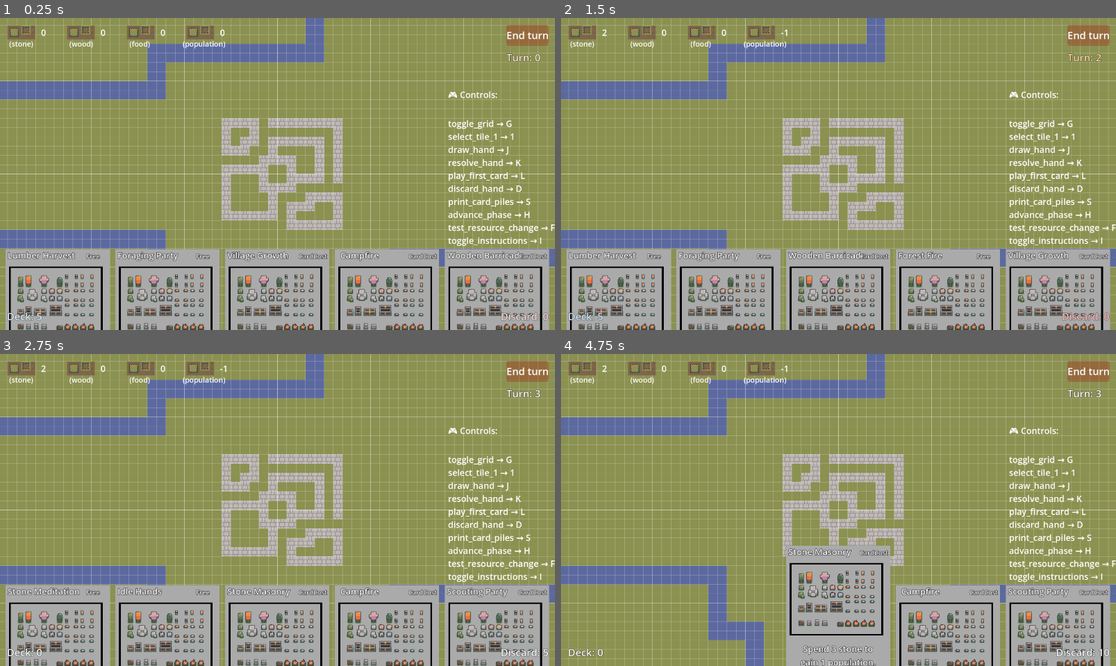
Above: before the commit, frames 1-4 (two rows, left to right).
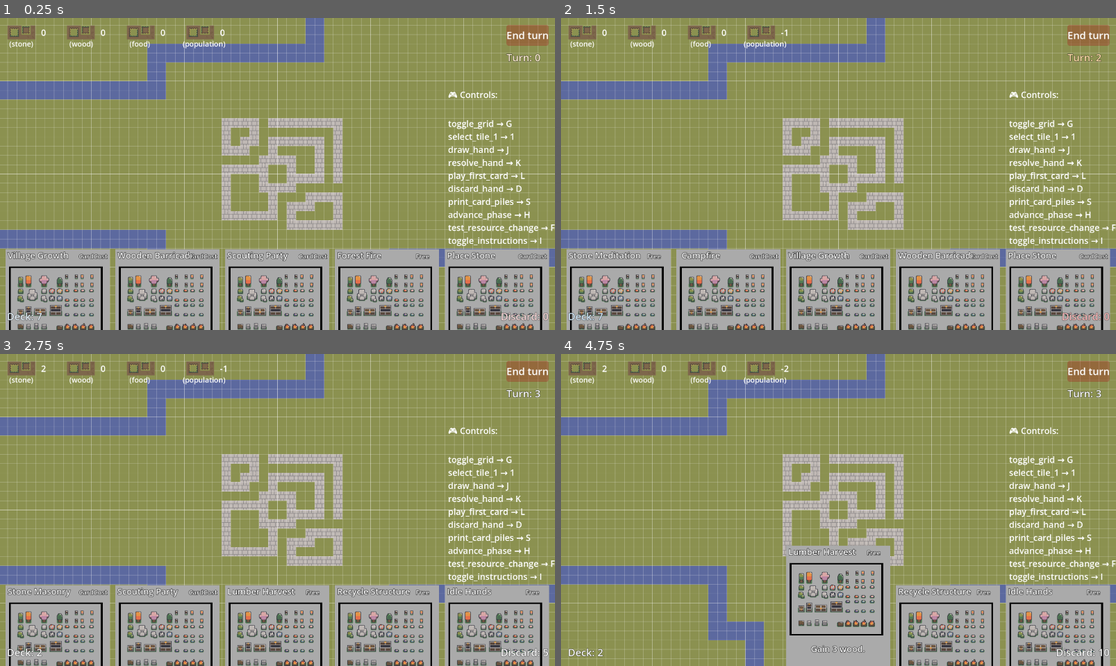
Above: after the commit, the same moments.

Repository: DawoodBhatti/wanna-jam-2025
Game: Godot game, scene res://scenes + scripts/main.tscn
Same seed, same stepped clock (60 frames per second), same inputs: the game is played once before the commit and once after it.
Inputs (mouse positions are in pixels of both pictures, inside the frame that each line leads up to):
- Up to frame 1 (0.25 s): no input
- Up to frame 2 (1.5 s): click "End turn" at 0.5 s; click "End turn" at 1.25 s
- Up to frame 3 (2.75 s): click "End turn" at 2 s
- Up to frame 4 (4.75 s): tap A at 2.75, 3.5, 4.25 s; drag from (577, 594) to (894, 441) at 2.77 s; drag from (683, 594) to (810, 572) at 3.52 s; move the mouse to (794, 594) at 4.27 s; hold 1 (select_tile_1) from 4.28 s (still down); tap K (resolve_hand) at 4.35 s; click (794, 594) at 4.42 s

The runs differ from the first frame. In frame 1, 1.0% of the frame differs, in the area x 1-95%, y 74-97%; in frame 2, 1.0%; in frame 3, 1.1%, in the area x 6-99%, y 74-98%; in frame 4, 1.1%.

Commit message:
cards can add and remove structures

Diff:
--- a/scenes + scripts/DeckManager/deck.gd
+++ b/scenes + scripts/DeckManager/deck.gd
@@ -146,4 +146,33 @@
 			else:
 				print("Wooden Barricade failed: not enough wood"),
 	},
+	{
+	"name": "Place Stone",
+	"description": "Spend 1 stone to place a stone structure.",
+	"cost": { "stone": 1 },
+	"image_path": "",
+	"background_style": "stone",
+	"builds_structure": true,
+	# Tile info for StructureManager/BaseGrid
+	"source_id": 0,
+	"atlas_coords": Vector2i(8, 2),
+	"on_play": func():
+		if resource_controller.stone_count >= 1:
+			print("Place Stone: -1 stone, enter placement")
+			resource_controller.add_stone(-1)
+			# GameState will emit structure_placement_requested from play_card based on builds_structure flag.
+		else:
+			print("Place Stone failed: not enough stone")
+	},
+	{
+		"name": "Recycle Structure",
+		"description": "Enter recycle mode. Right-click a structure to reclaim 1 stone.",
+		"cost": 0,
+		"image_path": "",
+		"background_style": "stone",
+		"recycle_mode": true,
+		"on_play": func():
+			print("Recycle Structure: enter recycle mode")
+			# GameState will set a short sub-phase; StructureManager toggles BaseGrid to recycle.
+	},
 ]
--- a/scenes + scripts/HUD/hand_display.gd
+++ b/scenes + scripts/HUD/hand_display.gd
@@ -1,52 +1,61 @@
 extends Control
+# Responsible for rendering the current hand based on GameState signals
 
-# Responsible for rendering the current hand based on signals
+@onready var game_state: Gamestate = Gamestate   # Direct autoload reference
+@export var card_template_scene: PackedScene
+@export var spacing: float = 380.0
+@export var x_shift: float = -485.0  # horizontal offset for hand layout
 
-@onready var game_state := get_node("/root/Gamestate")
-@export var card_template_scene: PackedScene
-@export var spacing := 380
-@export var x_shift := -485.0  # manual horizontal offset for nudging the whole hand
+var accepting_input: bool = true  # guard against rapid/double clicks
 
-var accepting_input: bool = true  # simple guard to avoid double plays
 
 func _ready() -> void:
-	# Listen to when the hand is drawn (replace all cards)
+	# Listen for hand refresh
 	game_state.connect("hand_drawn", Callable(self, "_on_hand_drawn"))
-	# Listen to when the play phase changes (disable/enable interaction)
+	# Listen for phase changes (toggle interactivity)
 	game_state.connect("play_phase_state_changed", Callable(self, "_on_play_phase_state_changed"))
-	# 🔹 NEW: Listen for played cards so we can fade/remove them
+	# Listen for card plays (fade + remove)
 	game_state.connect("card_played", Callable(self, "_on_card_played"))
 
+
 func _on_hand_drawn(hand: Array) -> void:
-	# Clear previous cards
+	# Clear previous hand
 	for child in get_children():
 		child.queue_free()
 
-	# Render current hand
+	# Lay out new cards
 	for i in range(hand.size()):
 		var card_data: Dictionary = hand[i]
 		var card_instance: Control = card_template_scene.instantiate()
+
 		if card_instance.has_method("populate"):
 			card_instance.populate(card_data)
-		# Listen for clicks from this card
+
+		# Connect click once
 		if card_instance.has_signal("card_clicked"):
 			card_instance.connect("card_clicked", Callable(self, "_on_card_clicked"))
+
 		card_instance.position = Vector2(x_shift + i * spacing, 0)
 		add_child(card_instance)
+
 
 func _on_card_clicked(card_data: Dictionary) -> void:
 	if not accepting_input:
 		return
-	accepting_input = true  # keep true unless you want to lock during animations
+	# Block further clicks until we unlock
+	accepting_input = false
 	game_state.request_play_card(card_data)
 
+
 func _on_play_phase_state_changed(state: String) -> void:
-	# Optional UX: disable card interactions when not idle (e.g., during resolve)
-	var interactable := state == "Idle"
+	var interactable: bool = (state == "Idle")
 	_set_hand_interactable(interactable)
+	# Also reset click guard when returning to Idle
+	if interactable:
+		accepting_input = true
+
 
 func _set_hand_interactable(enabled: bool) -> void:
-	# Requires CardTemplate to expose set_interactable; fallback sets mouse_filter
 	for child in get_children():
 		if child.has_method("set_interactable"):
 			child.set_interactable(enabled)
@@ -56,10 +65,12 @@
 			else:
 				child.mouse_filter = Control.MOUSE_FILTER_IGNORE
 
-# 🔹 NEW: Fades and removes the card that was just played
+
 func _on_card_played(card_data: Dictionary) -> void:
+	# Fade/remove card from hand
 	for child in get_children():
-		# Compare by dictionary reference – not value – so don’t duplicate card_data anywhere
 		if child.has_method("fade_out") and child.card_data == card_data:
 			child.fade_out()
 			break
+	# Unlock clicks after this card’s fade has started
+	accepting_input = true
--- /dev/null
+++ b/scenes + scripts/StructureManager/structure_manager.gd
@@ -0,0 +1,50 @@
+extends Node
+class_name StructureManager
+
+signal structure_placed(data: Dictionary)
+signal structure_recycled(data: Dictionary)
+
+@onready var base_grid: Node2D = get_node("../Tiles")
+@onready var game_state: GameState = get_node("/root/Gamestate")
+@onready var resources: Node = get_node("/root/Resources")
+
+var placing: bool = false
+var recycling: bool = false
+var current_structure: Dictionary = {}
+
+func _ready() -> void:
+	game_state.connect("structure_placement_requested", Callable(self, "_on_structure_request"))
+	game_state.connect("recycle_mode_requested", Callable(self, "_on_recycle_request"))
+	base_grid.connect("structure_tile_placed", Callable(self, "_on_tile_placed"))
+	base_grid.connect("structure_tile_erased", Callable(self, "_on_tile_erased")) # new signal below
+
+func _on_structure_request(data: Dictionary) -> void:
+	placing = true
+	recycling = false
+	current_structure = data
+	base_grid.enter_structure_mode(data)
+
+func _on_recycle_request() -> void:
+	recycling = true
+	placing = false
+	current_structure = {}
+	base_grid.enter_recycle_mode()
+
+func _on_tile_placed(tile_info: Dictionary) -> void:
+	if not placing:
+		return
+	placing = false
+	emit_signal("structure_placed", {"structure": current_structure, "tile": tile_info})
+	# If you prefer spend-on-successful-placement, do cost here (e.g., resources.add_stone(-1))
+	game_state.set_play_phase_state(GameState.PLAY_PHASE_STATE_IDLE)
+	current_structure = {}
+
+func _on_tile_erased(tile_info: Dictionary) -> void:
+	if not recycling:
+		return
+	recycling = false
+	emit_signal("structure_recycled", tile_info)
+	# Refund example: +1 stone
+	if resources and resources.has_method("add_stone"):
+		resources.add_stone(1)
+	game_state.set_play_phase_state(GameState.PLAY_PHASE_STATE_IDLE)
--- /dev/null
+++ b/scenes + scripts/StructureManager/structure_manager.tscn
@@ -0,0 +1,12 @@
+[gd_scene load_steps=2 format=3 uid="uid://majnldhjep8k"]
+
+[ext_resource type="Script" uid="uid://bvkc8jspblgfw" path="res://scenes + scripts/StructureManager/structure_manager.gd" id="1_7kije"]
+
+[node name="StructureManager" type="Control"]
+layout_mode = 3
+anchors_preset = 15
+anchor_right = 1.0
+anchor_bottom = 1.0
+grow_horizontal = 2
+grow_vertical = 2
+script = ExtResource("1_7kije")
--- a/scenes + scripts/Tiles/basegrid.gd
+++ b/scenes + scripts/Tiles/basegrid.gd
@@ -1,62 +1,101 @@
 extends Node2D
 
+# ---- Signals ----
+signal structure_tile_placed(tile_info: Dictionary)   # fired on build‑card placement
+signal structure_tile_erased(tile_info: Dictionary)   # fired on recycle‑card erase
+
+# ---- Layers ----
 @onready var structures_layer: TileMapLayer = %StructuresLayer
 @onready var ghost_layer: TileMapLayer = %GhostLayer
 
-var tile_selected := false
+# ---- Modes ----
+var tile_selected: bool = false         # generic select flag (debug + structure mode)
+var in_structure_mode: bool = false     # true if waiting for one‑shot structure placement
+var in_recycle_mode: bool = false       # true if waiting for one‑shot recycle click
 
-# The tile to place
-var source_id: int
-var atlas_coords: Vector2i
+# ---- Placement data ----
+var source_id: int = 0
+var atlas_coords: Vector2i = Vector2i.ZERO
 
-# Drag state
-var is_placing := false
-var is_erasing := false
-var last_place_pos := Vector2i(1_000_000, 1_000_000)
-var last_erase_pos := Vector2i(1_000_000, 1_000_000)
+# ---- Drag state ----
+var is_placing: bool = false
+var is_erasing: bool = false
+var last_place_pos: Vector2i = Vector2i(1_000_000, 1_000_000)
+var last_erase_pos: Vector2i = Vector2i(1_000_000, 1_000_000)
 
+# -----------------
+# Lifecycle
+# -----------------
+func _ready() -> void:
+	if structures_layer == null:
+		push_warning("StructuresLayer is null — check %StructuresLayer path.")
+	if ghost_layer == null:
+		push_warning("GhostLayer is null — check %GhostLayer path.")
+	else:
+		ghost_layer.visible = false
+		ghost_layer.clear()
 
-func _ready():
-	# Optional: sanity check
-	if ghost_layer == null:
-		push_warning("GhostLayer not assigned...")
+# -----------------
+# External mode entry points (StructureManager calls these)
+# -----------------
+func enter_structure_mode(data: Dictionary) -> void:
+	in_structure_mode = true
+	in_recycle_mode = false
+	tile_selected = true
 
+	if data.has("source_id"):
+		source_id = int(data.source_id)
+	if data.has("atlas_coords"):
+		atlas_coords = data.atlas_coords
 
-func _input(event):
-	# Toggle select mode with key '1'
+	if ghost_layer:
+		ghost_layer.visible = true
+		ghost_layer.clear()
+
+	last_place_pos = Vector2i(1_000_000, 1_000_000)
+
+func enter_recycle_mode() -> void:
+	in_recycle_mode = true
+	in_structure_mode = false
+	tile_selected = false
+	if ghost_layer:
+		ghost_layer.visible = false
+		ghost_layer.clear()
+
+# -----------------
+# Input handling
+# -----------------
+func _input(event: InputEvent) -> void:
+	# Manual toggle for debug (press 1)
 	if event.is_action_pressed("select_tile_1"):
-		tile_selected = !tile_selected
+		tile_selected = not tile_selected
 		print("stone tile selected:", tile_selected)
 		source_id = 0
 		atlas_coords = Vector2i(8, 2)
-
-		# Show/hide the ghost layer (guard null)
 		if ghost_layer:
 			ghost_layer.visible = tile_selected
 			if not tile_selected:
 				ghost_layer.clear()
 
-	# Mouse button presses/releases
 	if event is InputEventMouseButton:
-		# LEFT: start/stop painting
-		if event.button_index == MOUSE_BUTTON_LEFT:
-			if event.pressed:
+		var mb := event as InputEventMouseButton
+		# LEFT: place
+		if mb.button_index == MOUSE_BUTTON_LEFT:
+			if mb.pressed:
 				is_placing = true
-				_place_at_mouse() # place immediately on click
+				_place_at_mouse()
 			else:
 				is_placing = false
-				last_place_pos = Vector2i(1_000_000, 1_000_000) # reset dedupe
-
-		# RIGHT: start/stop erasing (optional drag erase)
-		if event.button_index == MOUSE_BUTTON_RIGHT:
-			if event.pressed:
+				last_place_pos = Vector2i(1_000_000, 1_000_000)
+		# RIGHT: erase/recycle
+		if mb.button_index == MOUSE_BUTTON_RIGHT:
+			if mb.pressed:
 				is_erasing = true
-				_erase_at_mouse() # erase immediately on click
+				_erase_at_mouse()
 			else:
 				is_erasing = false
-				last_erase_pos = Vector2i(1_000_000, 1_000_000) # reset dedupe
+				last_erase_pos = Vector2i(1_000_000, 1_000_000)
 
-	# While moving the mouse, continue action if held, and update ghost
 	if event is InputEventMouseMotion:
 		if is_placing:
 			_place_at_mouse()
@@ -65,49 +104,62 @@
 		if tile_selected:
 			_update_ghost()
 
-
-func _process(_delta):
-	# Keep ghost responsive even if no mouse motion
+func _process(_delta: float) -> void:
 	if tile_selected:
 		_update_ghost()
 
-
-# here we convert the global mouse position to a grid position
+# -----------------
+# Placement helpers
+# -----------------
 func _get_tile_pos_under_mouse() -> Vector2i:
-	var mouse_global := get_global_mouse_position()
-	var local_pos := structures_layer.to_local(mouse_global)
+	var mouse_global: Vector2 = get_global_mouse_position()
+	var local_pos: Vector2 = structures_layer.to_local(mouse_global)
 	return structures_layer.local_to_map(local_pos)
 
-
-func _place_at_mouse():
+func _place_at_mouse() -> void:
+	if in_recycle_mode:
+		return # placing disabled in recycle mode
 	if not tile_selected:
 		return
+
 	var tile_pos := _get_tile_pos_under_mouse()
 	if tile_pos == last_place_pos:
 		return
 
-	# Optional: Fill gaps if the cursor jumped more than 1 cell this event.
-	# _paint_line(last_place_pos, tile_pos)
-
 	structures_layer.set_cell(tile_pos, source_id, atlas_coords)
 	last_place_pos = tile_pos
 
+	# One‑shot structure mode → finish after first placement
+	if in_structure_mode:
+		in_structure_mode = false
+		tile_selected = false
+		if ghost_layer:
+			ghost_layer.visible = false
+			ghost_layer.clear()
+		emit_signal("structure_tile_placed", {
+			"pos": tile_pos,
+			"source_id": source_id,
+			"atlas_coords": atlas_coords
+		})
 
-func _erase_at_mouse():
+func _erase_at_mouse() -> void:
 	var tile_pos := _get_tile_pos_under_mouse()
 	if tile_pos == last_erase_pos:
 		return
+
 	var tile_data := structures_layer.get_cell_tile_data(tile_pos)
 	if tile_data != null:
 		structures_layer.erase_cell(tile_pos)
+		# One‑shot recycle mode → finish after first erase
+		if in_recycle_mode:
+			in_recycle_mode = false
+			emit_signal("structure_tile_erased", { "pos": tile_pos })
+
 	last_erase_pos = tile_pos
 
-
-func _update_ghost():
+func _update_ghost() -> void:
 	if ghost_layer == null:
 		return
-
-	# Keep transforms and tileset aligned in case the layer moved or changed
 	if ghost_layer.transform != structures_layer.transform:
 		ghost_layer.transform = structures_layer.transform
 	if ghost_layer.tile_set != structures_layer.tile_set:
@@ -117,11 +169,9 @@
 	ghost_layer.clear()
 	ghost_layer.set_cell(tile_pos, source_id, atlas_coords)
 
-
-# Simple integer line painter to avoid gaps while dragging fast.
-# Calls set_cell on every stepped tile between a and b (inclusive).
+# Optional: fill gaps if dragging quickly
 func _paint_line(a: Vector2i, b: Vector2i) -> void:
-	if a.x == 1_000_000: # guard for first placement when last_place_pos is "reset"
+	if a.x == 1_000_000:
 		return
 	var dx := b.x - a.x
 	var dy := b.y - a.y
--- a/scenes + scripts/main.tscn
+++ b/scenes + scripts/main.tscn
@@ -1,9 +1,10 @@
-[gd_scene load_steps=5 format=3 uid="uid://bheh55hbd2ieh"]
+[gd_scene load_steps=6 format=3 uid="uid://bheh55hbd2ieh"]
 
 [ext_resource type="Script" uid="uid://bt5j7p6rjr1ym" path="res://scenes + scripts/Camera2D/camera_2d.gd" id="1_omw12"]
 [ext_resource type="PackedScene" uid="uid://c7jrfhubnbn7l" path="res://scenes + scripts/Tiles/basegrid.tscn" id="2_63egc"]
 [ext_resource type="PackedScene" uid="uid://h770wwlc3bfy" path="res://scenes + scripts/DeckManager/deck_manager.tscn" id="4_7axa7"]
 [ext_resource type="PackedScene" uid="uid://bx2agddqlala4" path="res://scenes + scripts/HUD/hud.tscn" id="4_63egc"]
+[ext_resource type="PackedScene" uid="uid://majnldhjep8k" path="res://scenes + scripts/StructureManager/structure_manager.tscn" id="5_7axa7"]
 
 [node name="main" type="Node2D"]
 
@@ -15,3 +16,5 @@
 [node name="HUD" parent="." instance=ExtResource("4_63egc")]
 
 [node name="DeckManager" parent="." instance=ExtResource("4_7axa7")]
+
+[node name="StructureManager" parent="." instance=ExtResource("5_7axa7")]
--- a/singletons/game_state.gd
+++ b/singletons/game_state.gd
@@ -1,36 +1,61 @@
 extends Node
 class_name GameState
 
-# --- Signals ---
+# -----------------
+# Signals
+# -----------------
 signal game_started
 signal turn_ended(turn_number : int)
 signal phase_changed(new_phase : String)
 signal play_phase_ended
-signal hand_drawn(cards : Array)  # consider renaming to hand_updated
+signal hand_drawn(cards : Array) # could rename to hand_updated
 signal card_played(card_data : Dictionary)
 signal play_phase_state_changed(state : String)
 signal piles_changed(deck_size : int, hand_size : int, discard_size : int)
+signal recycle_mode_requested
 
-# --- Card Data ---
+# Structure placement integration
+signal structure_placement_requested(structure_info: Dictionary)
+
+# -----------------
+# Constants
+# -----------------
+const PLAY_PHASE_STATE_IDLE := "Idle"
+const PLAY_PHASE_STATE_DRAWING := "Drawing"
+const PLAY_PHASE_STATE_PLAYING := "Playing"
+const PLAY_PHASE_STATE_RESOLVING := "Resolving"
+const PLAY_PHASE_STATE_PLACING_STRUCTURE := "PlacingStructure"
+const PLAY_PHASE_STATE_RECYCLE := "RecycleMode"
+
+# -----------------
+# Card Data
+# -----------------
 var deck: Array = []
 var hand: Array = []
 var discard_pile: Array = []
 
-# --- Game State ---
+# -----------------
+# Game State
+# -----------------
 var current_turn: int = 0
 var current_phase: String = "None"
-var play_phase_state: String = "Idle"
+var play_phase_state: String = PLAY_PHASE_STATE_IDLE
 
+# -----------------
+# Lifecycle
+# -----------------
 func _ready() -> void:
 	print("[GameState] Ready")
 	connect("play_phase_ended", Callable(self, "_on_play_phase_ended"))
 	call_deferred("start_game")
 
-# --- Turn control ---
+# -----------------
+# Turn control
+# -----------------
 func start_game() -> void:
 	current_turn = 0
 	current_phase = "Play"
-	play_phase_state = "Idle"
+	play_phase_state = PLAY_PHASE_STATE_IDLE
 	call_deferred("_emit_game_started")
 
 func _emit_game_started() -> void:
@@ -45,6 +70,7 @@
 		resolve_hand()
 		current_phase = "Tile Effects"
 		emit_signal("phase_changed", current_phase)
+
 	elif current_phase == "Tile Effects":
 		print("[GameState] Advancing from Tile Effects → Play (next turn)")
 		current_turn += 1
@@ -56,14 +82,17 @@
 	print("[GameState] Play phase ended — advancing phase")
 	advance_phase()
 
-# --- Card pile manipulation ---
+# -----------------
+# Card pile manipulation
+# -----------------
 func shuffle_deck() -> void:
 	deck.shuffle()
 	_broadcast_piles()
 
 func draw_cards(count: int) -> void:
-	set_play_phase_state("Drawing")
+	set_play_phase_state(PLAY_PHASE_STATE_DRAWING)
 	print("[GameState] Drawing ", count, " cards")
+
 	for i in range(count):
 		if deck.is_empty():
 			if discard_pile.is_empty():
@@ -73,15 +102,16 @@
 			deck.shuffle()
 		var card = deck.pop_front()
 		hand.append(card)
-	emit_signal("hand_drawn", hand)  # ✅ correct usage
+
+	emit_signal("hand_drawn", hand)
 	_broadcast_piles()
-	set_play_phase_state("Idle")
+	set_play_phase_state(PLAY_PHASE_STATE_IDLE)
 
 func request_play_card(card: Dictionary) -> void:
 	if current_phase != "Play":
 		print("[Card] Play rejected: not in Play phase")
 		return
-	if play_phase_state != "Idle":
+	if play_phase_state != PLAY_PHASE_STATE_IDLE:
 		print("[Card] Play rejected: busy state: ", play_phase_state)
 		return
 	if not hand.has(card):
@@ -89,34 +119,47 @@
 		return
 	play_card(card)
 
+func play_card(card: Dictionary) -> void:
+	set_play_phase_state(PLAY_PHASE_STATE_PLAYING)
 
-func play_card(card: Dictionary) -> void:
-	set_play_phase_state("Playing")
-
+	# Side effects defined by the card
 	if card.has("on_play"):
 		card["on_play"].call()
 
-	emit_signal("card_played", card)  # 🔹 UI will handle visuals
+	# Sub-phase routing (build or recycle)
+	if card.get("builds_structure", false):
+		set_play_phase_state(PLAY_PHASE_STATE_PLACING_STRUCTURE)
+		emit_signal("structure_placement_requested", {
+			"source_id": card.source_id,
+			"atlas_coords": card.atlas_coords
+		})
+	elif card.get("recycle_mode", false):
+		set_play_phase_state(PLAY_PHASE_STATE_RECYCLE)
+		emit_signal("recycle_mode_requested")
+	else:
+		set_play_phase_state(PLAY_PHASE_STATE_IDLE)
+
+	# Notify UI and move card once
+	emit_signal("card_played", card)
 	print("Played card: ", card.name)
 
 	discard_pile.append(card)
 	hand.erase(card)
 	_broadcast_piles()
 
-	set_play_phase_state("Idle")
-
-
 func resolve_hand() -> void:
-	set_play_phase_state("Resolving")
+	set_play_phase_state(PLAY_PHASE_STATE_RESOLVING)
 	for card in hand:
 		if card.has("on_end"):
 			card["on_end"].call()
 		discard_pile.append(card)
 	hand.clear()
 	_broadcast_piles()
-	set_play_phase_state("Idle")
+	set_play_phase_state(PLAY_PHASE_STATE_IDLE)
 
-# --- Utility ---
+# -----------------
+# Utility
+# -----------------
 func _broadcast_piles() -> void:
 	emit_signal("piles_changed", deck.size(), hand.size(), discard_pile.size())
 
Not shown, added: scenes + scripts/StructureManager/structure_manager.gd.uid
